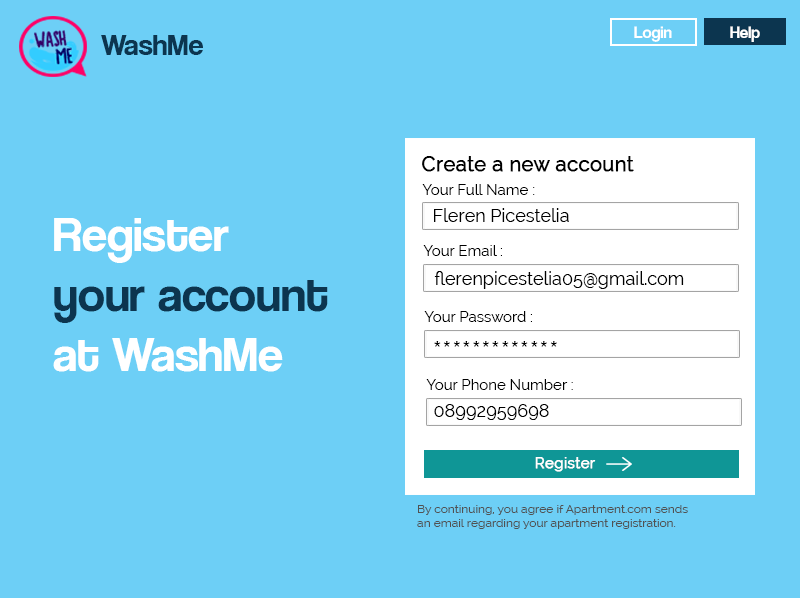
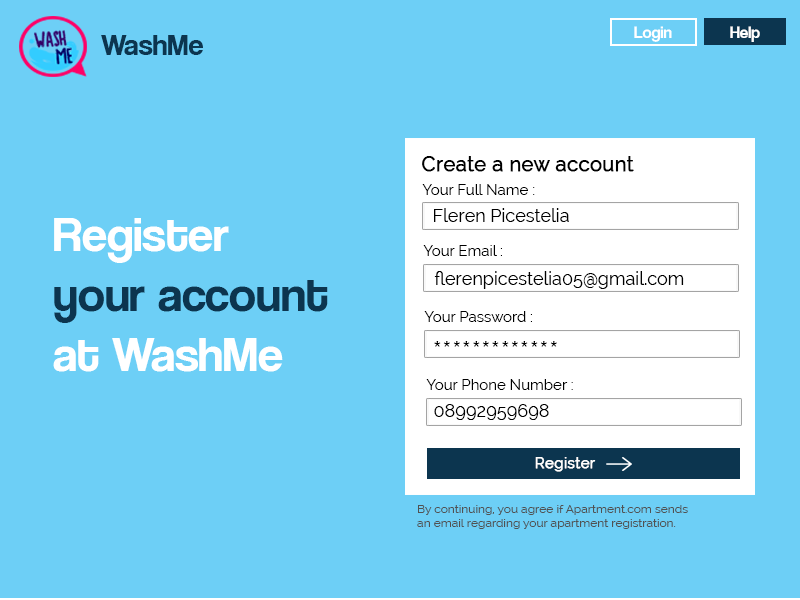
Layers edited between the first and the second 800×600 image:
removed layer "Rectangle 2 copy" over [424, 450, 739, 478]
added layer "Rectangle 8" above "08992959698" over [427, 448, 740, 479]
